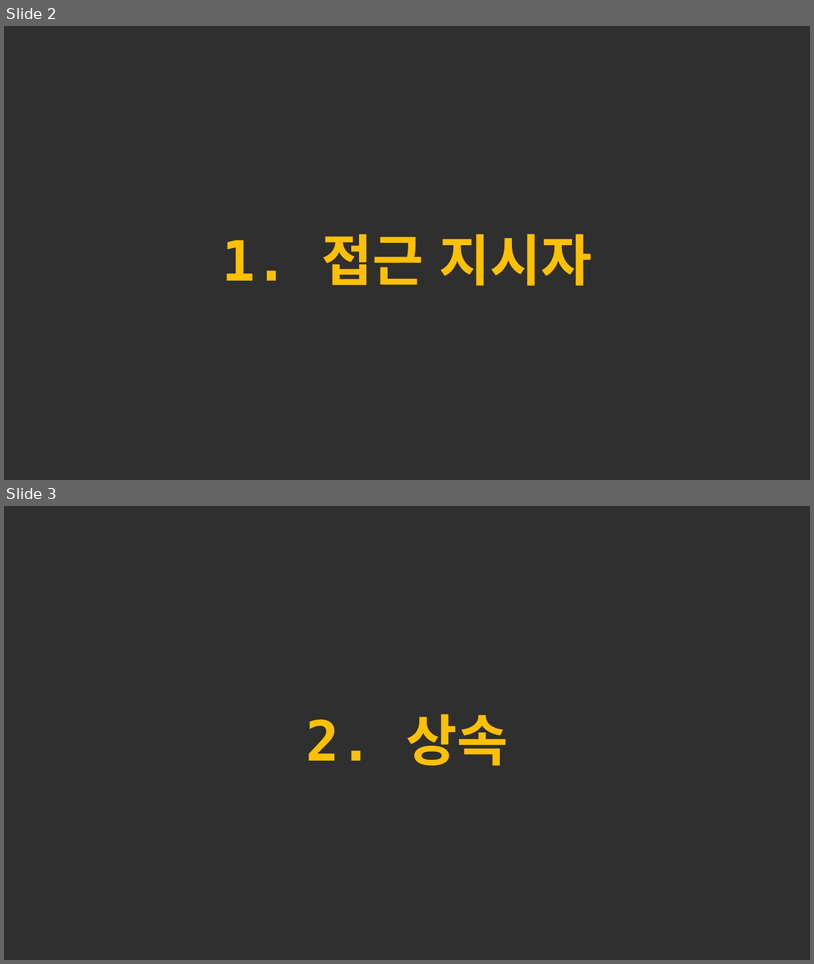
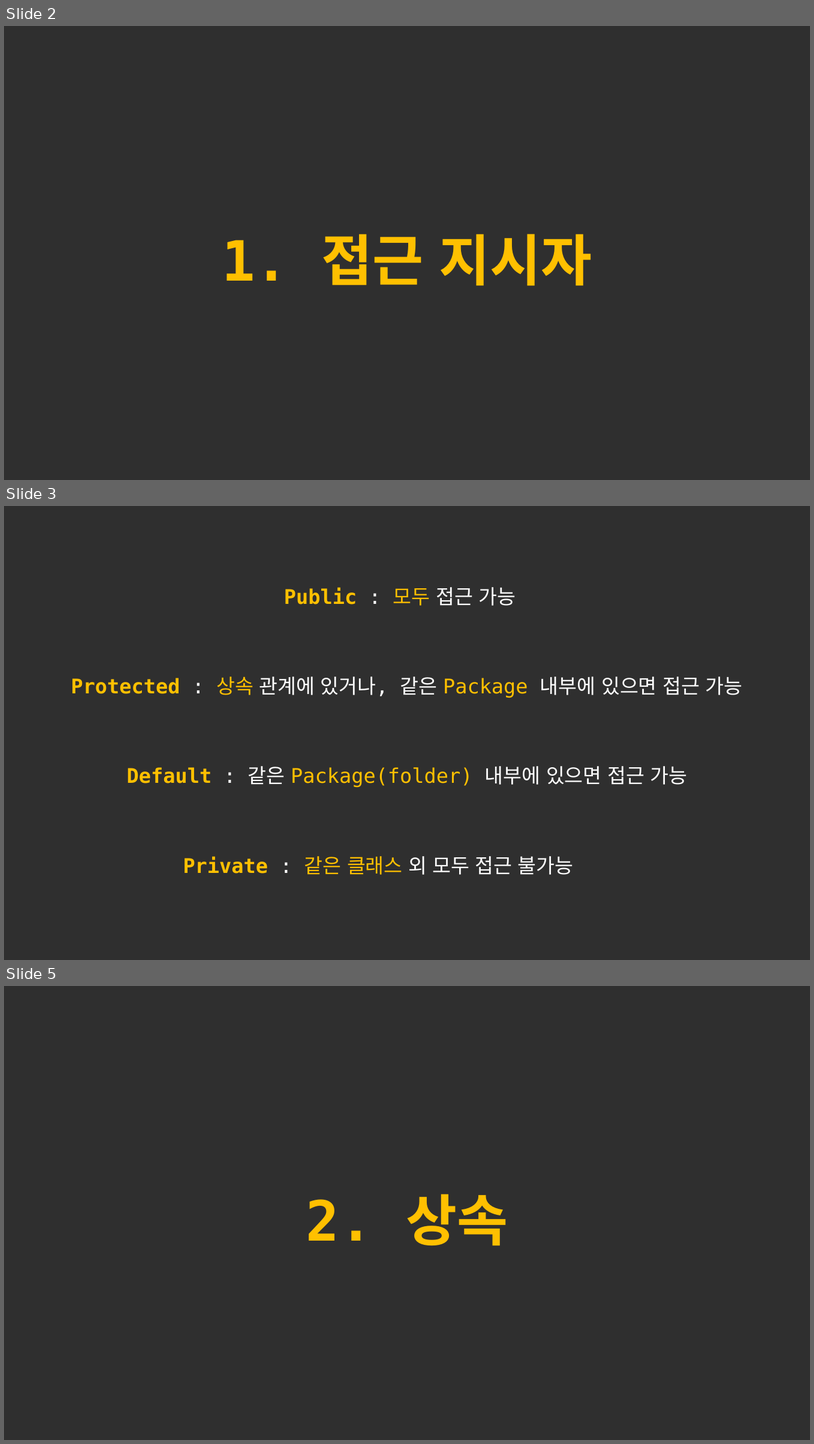
Before and after one commit to forwdevel/Full-Stack, a slide deck: 객체이론정리_2.pptx. Shown one above the other, each under a label of ours: slides 2 and 3 before the commit, slides 2, 3 and 5 after it; the slides between them are not shown. The pictures are 814x964 and 814x1444 pixels, drawn with LibreOffice and Linux fonts; fonts in the diff are those of the drawing. Boxes give left, top, right and bottom in pixels: in the first picture for what was removed or moved away, otherwise in the second. Text is boxed around its words. In the diff, an @@ line names an element or a change of style, - is before the commit and + after.

```diff
--- a/객체이론정리_2.pptx
+++ b/객체이론정리_2.pptx
@@ slide 3 added at [4, 506, 810, 960], background #2F2F2F @@
@@ text added at [284, 587, 516, 606], 24 pt, text #FFC000 @@
+Public : 모두 접근 가능
@@ text added at [71, 676, 743, 697], 24 pt, text #FFFFFF @@
+Protected : 상속 관계에 있거나, 같은 Package 내부에 있으면 접근 가능
@@ text added at [127, 766, 687, 787], 24 pt, text #FFC000 @@
+Default : 같은 Package(folder) 내부에 있으면 접근 가능
@@ text added at [183, 856, 574, 874], 24 pt, text #FFC000 @@
+Private : 같은 클래스 외 모두 접근 불가능
@@ what was slide 3 is now slide 5 @@
```
Also in this commit, not shown: 2 slides changed, 7 other slides added, 1 other file.
